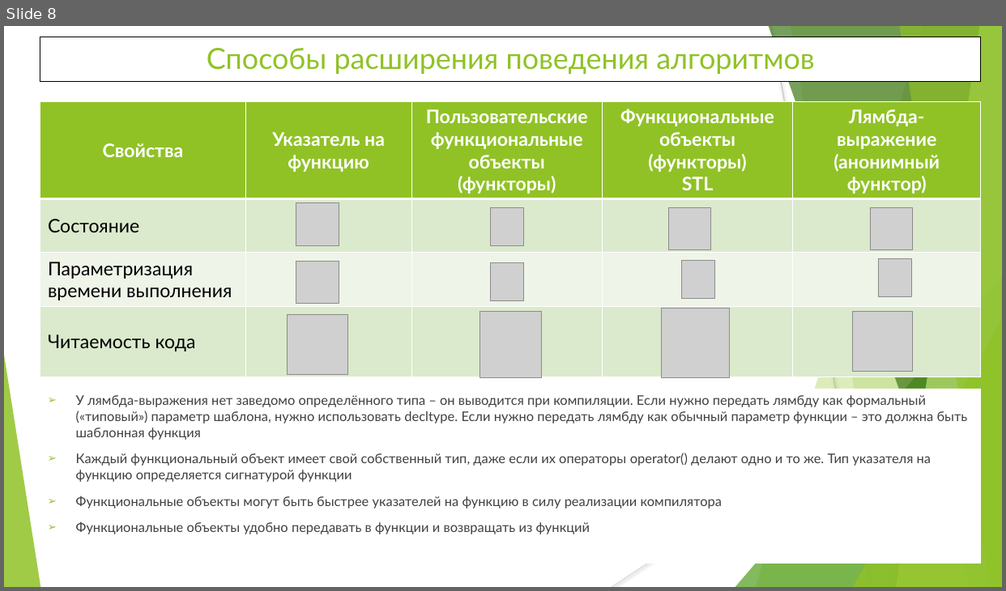
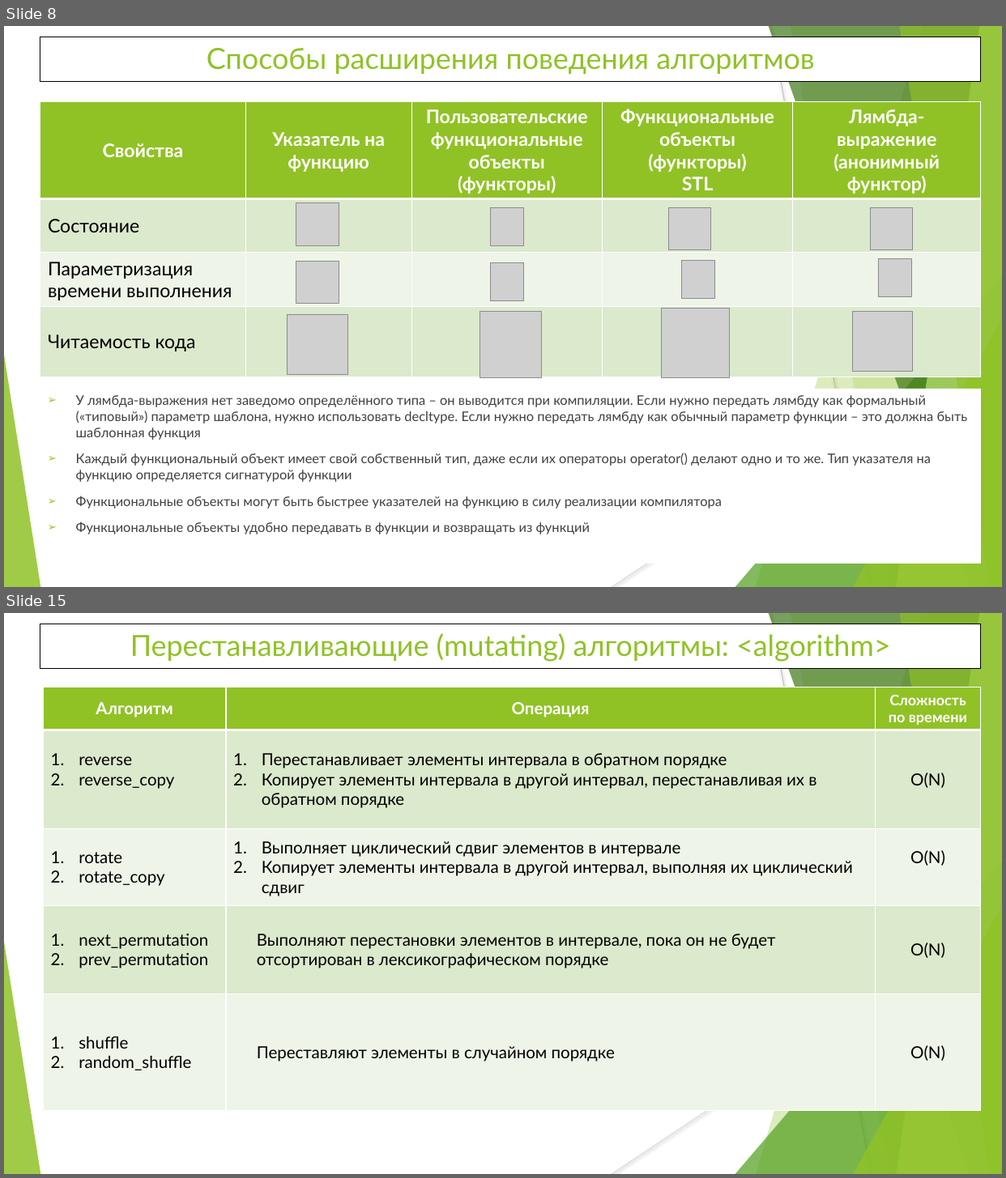
Before and after one commit to WhiteCatStudies/lectures, a slide deck: lecture6/lecture6.pptx. Shown one above the other, each under a label of ours: slide 8 before the commit, slides 8 and 15 after it; the slides between them are not shown. The pictures are 1006x591 and 1006x1178 pixels, drawn with LibreOffice and Linux fonts; fonts in the diff are those of the drawing; grey boxes stand for pictures. Boxes give left, top, right and bottom in pixels: in the first picture for what was removed or moved away, otherwise in the second. Text is boxed around its words. In the diff, an @@ line names an element or a change of style, - is before the commit and + after.

Commit message:
lecture6: some algorithms, shared_ptr and unique_ptr

```diff
--- a/lecture6/lecture6.pptx
+++ b/lecture6/lecture6.pptx
@@ slide 15 added at (4,613,1002,1174), background #FFFFFF; not listed: 10 template elements that a slide beside it also shows @@
@@ rectangle added at (40,624,981,668), fill #FFFFFF, outline #000000 0.75 pt, 28 pt, text #90C226 @@
+Перестанавливающие (mutating) алгоритмы: <algorithm>
@@ table added at (43,687,980,1111), 5 rows, 3 columns @@
+Алгоритм | Операция | Сложность по времени
+reverse / reverse_copy | Перестанавливает элементы интервала в обратном порядке / Копирует элементы интервала в другой интервал, перестанавливая их в обратном порядке | O(N)
+rotate / rotate_copy | Выполняет циклический сдвиг элементов в интервале / Копирует элементы интервала в другой интервал, выполняя их циклический сдвиг | O(N)
+next_permutation / prev_permutation | Выполняют перестановки элементов в интервале, пока он не будет отсортирован в лексикографическом порядке | O(N)
+shuffle / random_shuffle | Переставляют элементы в случайном порядке | O(N)
```
Also in this commit, not shown: 3 slides changed, 10 other slides added, 10 other files.
